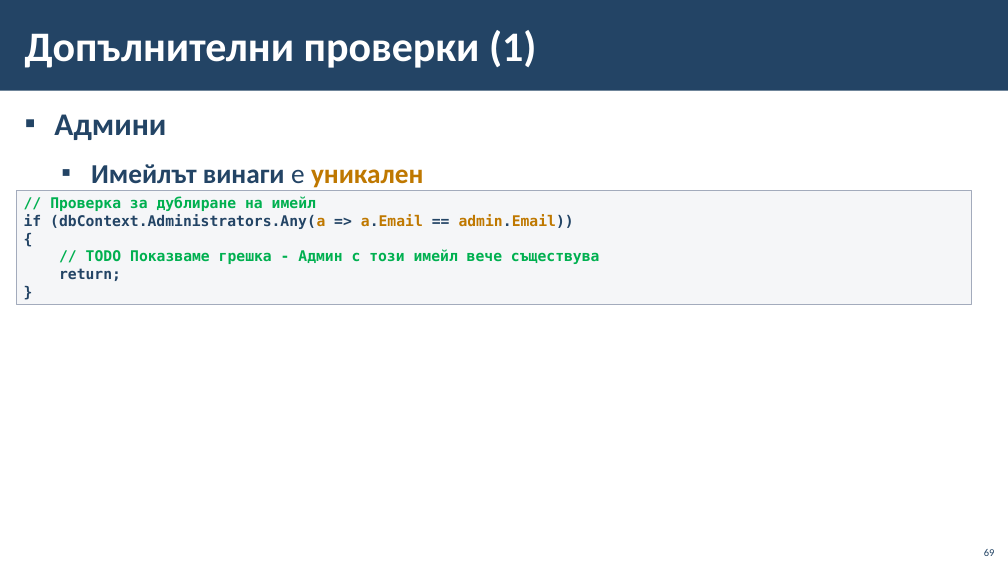
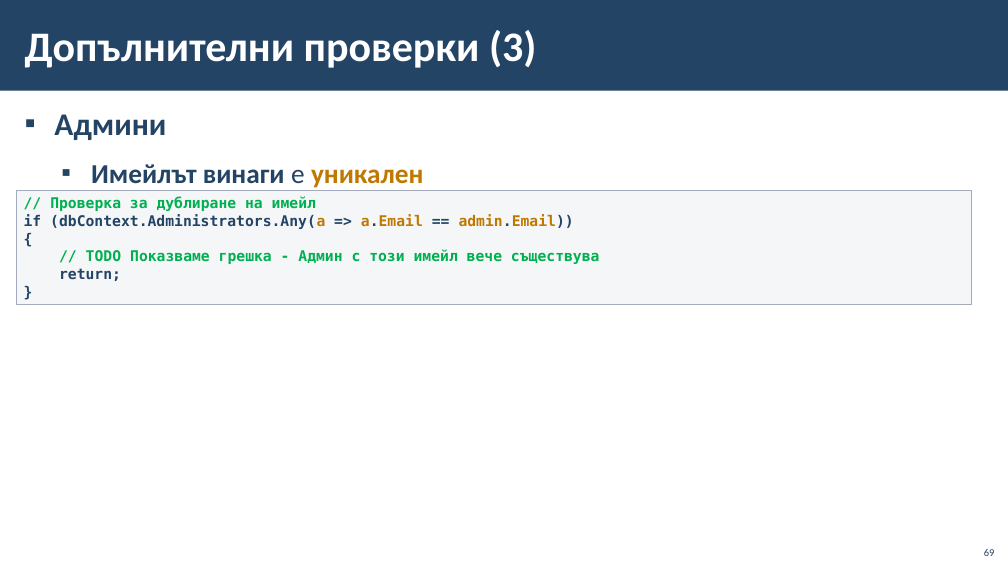
Before and after one commit to BG-IT-Edu/School-Programming, a slide deck: slide 69 of Courses/Software-Sciences/Module-4-Information-Systems-New/12-Implementation-of-Information-System/12-Implementation-of-Information-System-Third-Part.pptx. Drawn at 1008x567 pixels with LibreOffice and Linux fonts; fonts in the diff are those of the drawing; background and template pictures are left out. Boxes give left, top, right and bottom in pixels: in the first picture for what was removed or moved away, otherwise in the second. Text is boxed around its words. In the diff, an @@ line names an element or a change of style, - is before the commit and + after.

```diff
--- a/Courses/Software-Sciences/Module-4-Information-Systems-New/12-Implementation-of-Information-System/12-Implementation-of-Information-System-Third-Part.pptx
+++ b/Courses/Software-Sciences/Module-4-Information-Systems-New/12-Implementation-of-Information-System/12-Implementation-of-Information-System-Third-Part.pptx
@@ title at (25, 30, 537, 68): text changed @@
-Допълнителни проверки (1)
+Допълнителни проверки (3)
```
Also in this commit, not shown: 11 other slides changed.
